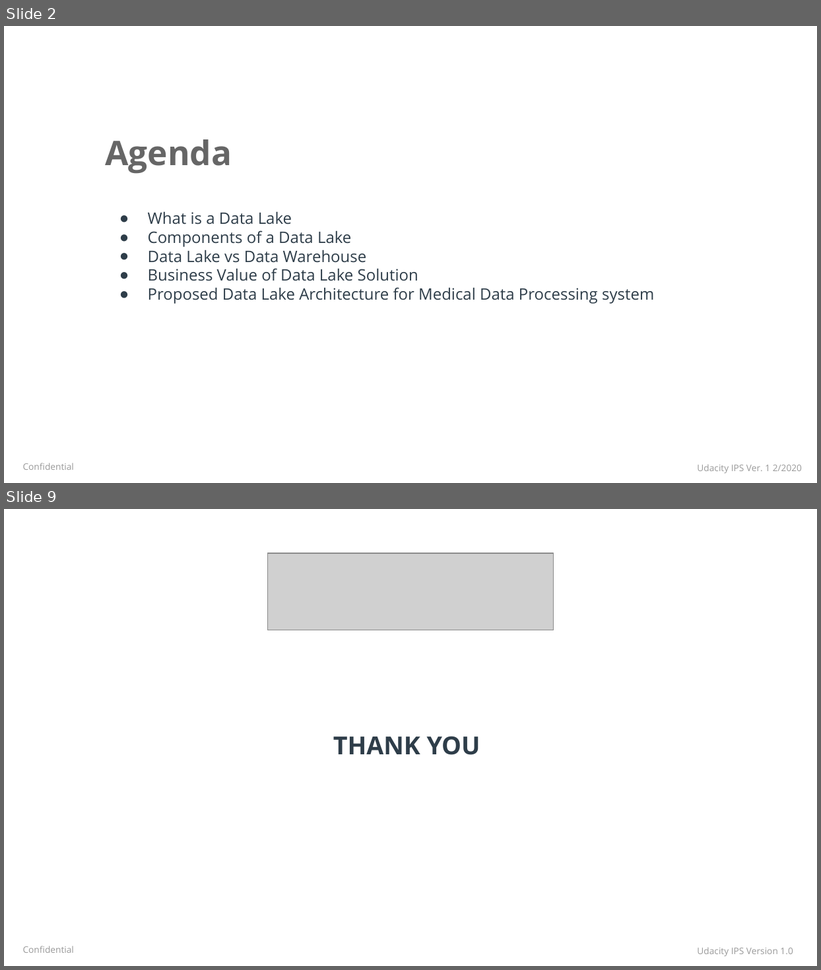
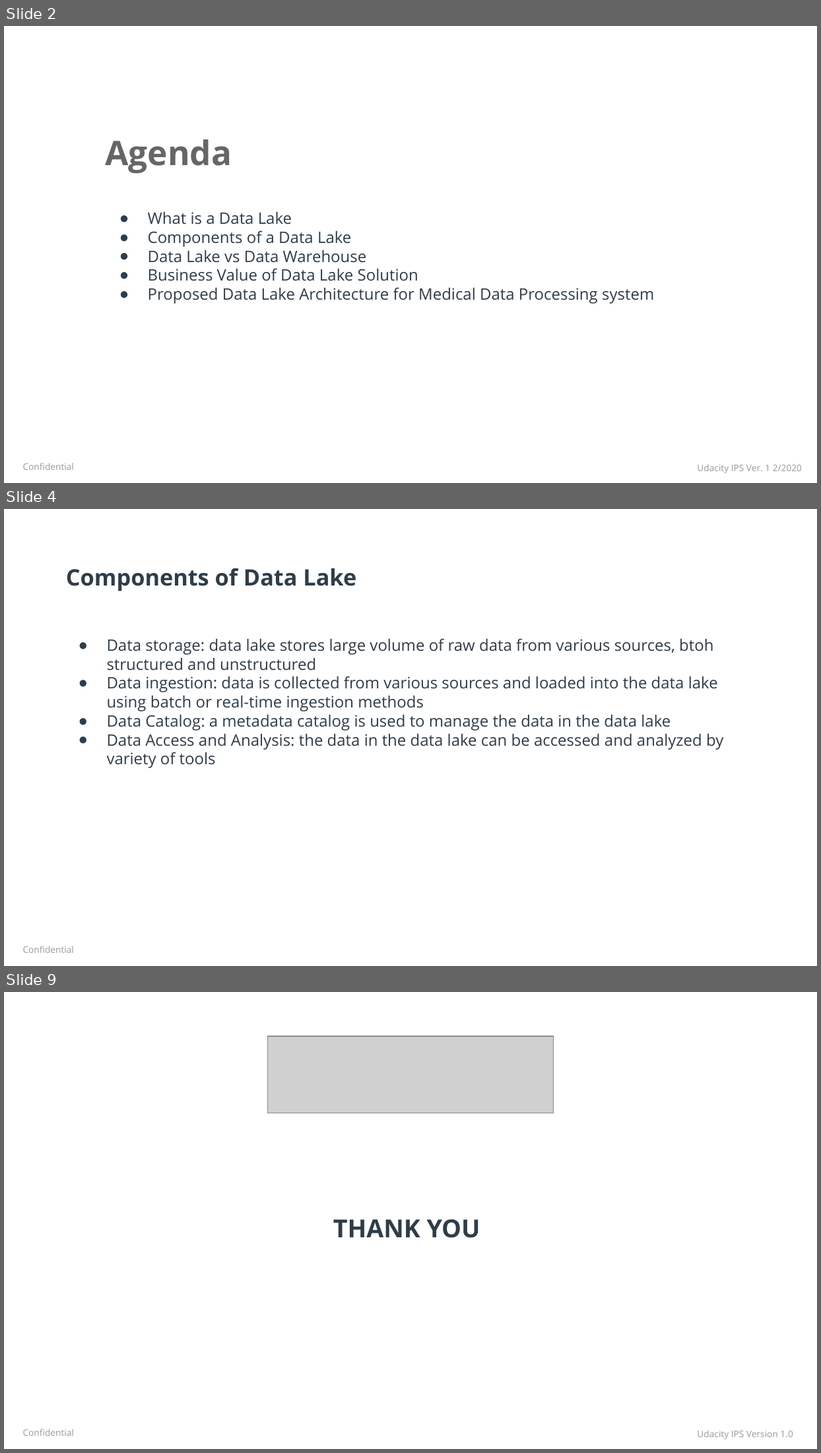
Before and after one commit to Polyhistor/MedialDataProcessingCo-DataLake-Design, a slide deck: datalakeexecutivepresentation-starter-1.pptx. Shown one above the other, each under a label of ours: slides 2 and 9 before the commit, slides 2, 4 and 9 after it; the slides between them are not shown. The pictures are 821x970 and 821x1453 pixels, drawn with LibreOffice and Linux fonts; fonts in the diff are those of the drawing; grey boxes stand for pictures; background and template pictures are left out. Boxes give left, top, right and bottom in pixels: in the first picture for what was removed or moved away, otherwise in the second. Text is boxed around its words. In the diff, an @@ line names an element or a change of style, - is before the commit and + after.

```diff
--- a/datalakeexecutivepresentation-starter-1.pptx
+++ b/datalakeexecutivepresentation-starter-1.pptx
@@ slide 4 added at [4,509,817,966], background picture (left out); not listed: 1 template element that a slide beside it also shows @@
@@ title added at [66,568,356,591], 20 pt, text #2E3D49, bold @@
+Components of Data Lake
@@ text added at [107,638,723,768], 14 pt, text #2E3D49 @@
+● Data storage: data lake stores large volume of raw data from various sources, btoh structured and unstructured
+● Data ingestion: data is collected from various sources and loaded into the data lake using batch or real-time ingestion methods
+● Data Catalog: a metadata catalog is used to manage the data in the data lake
+● Data Access and Analysis: the data in the data lake can be accessed and analyzed by variety of tools
```
Also in this commit, not shown: 4 slides changed, 1 other slide added, 2 slides removed.
